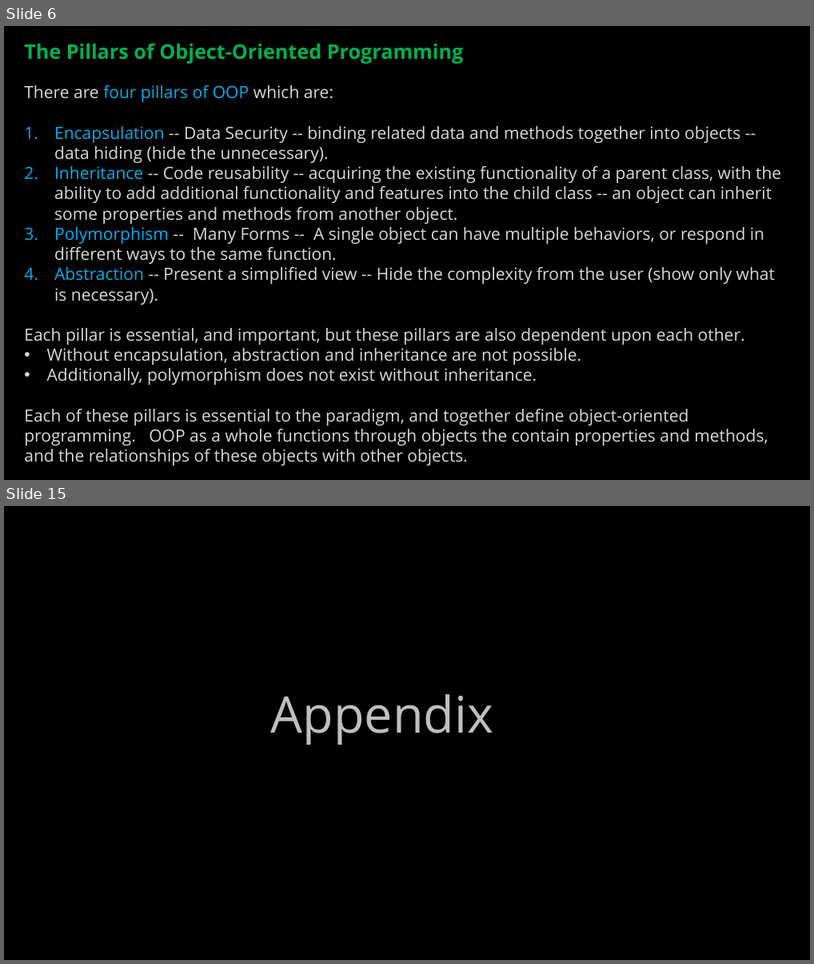
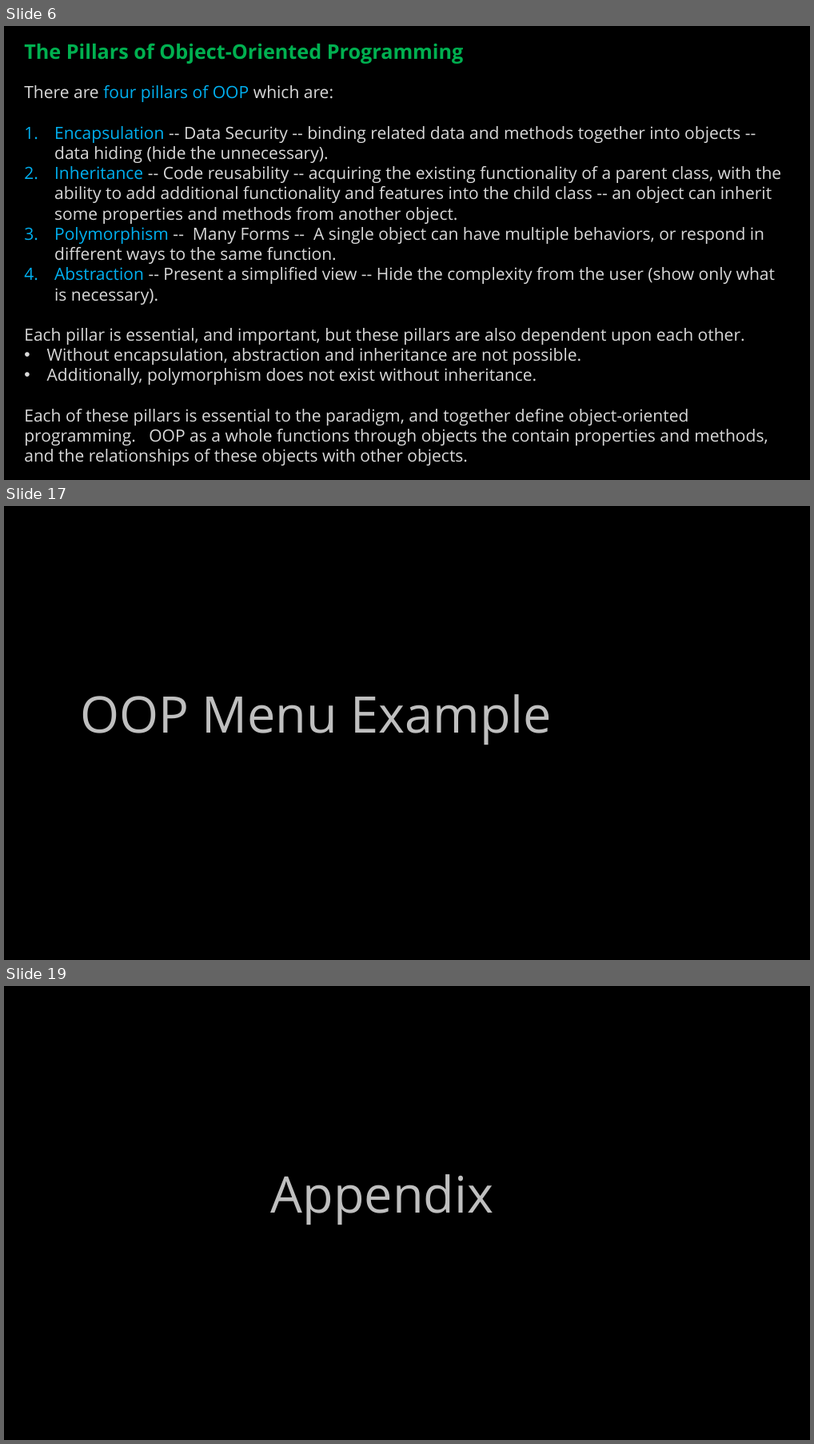
Before and after one commit to ckiefriter1/PT-BESD, a slide deck: Week5/BESD Week 5.pptx. Shown one above the other, each under a label of ours: slides 6 and 15 before the commit, slides 6, 17 and 19 after it; the slides between them are not shown. The pictures are 814x964 and 814x1444 pixels, drawn with LibreOffice and Linux fonts; fonts in the diff are those of the drawing. Boxes give left, top, right and bottom in pixels: in the first picture for what was removed or moved away, otherwise in the second. Text is boxed around its words. In the diff, an @@ line names an element or a change of style, - is before the commit and + after.

```diff
--- a/Week5/BESD Week 5.pptx
+++ b/Week5/BESD Week 5.pptx
@@ slide 17 added at [4, 506, 810, 960], background #000000 @@
@@ text added at [81, 694, 552, 744], 60 pt, text #BFBFBF @@
+OOP Menu Example
@@ what was slide 15 is now slide 19 @@
```
Also in this commit, not shown: 1 slide changed, 10 other slides added, 7 slides removed.
